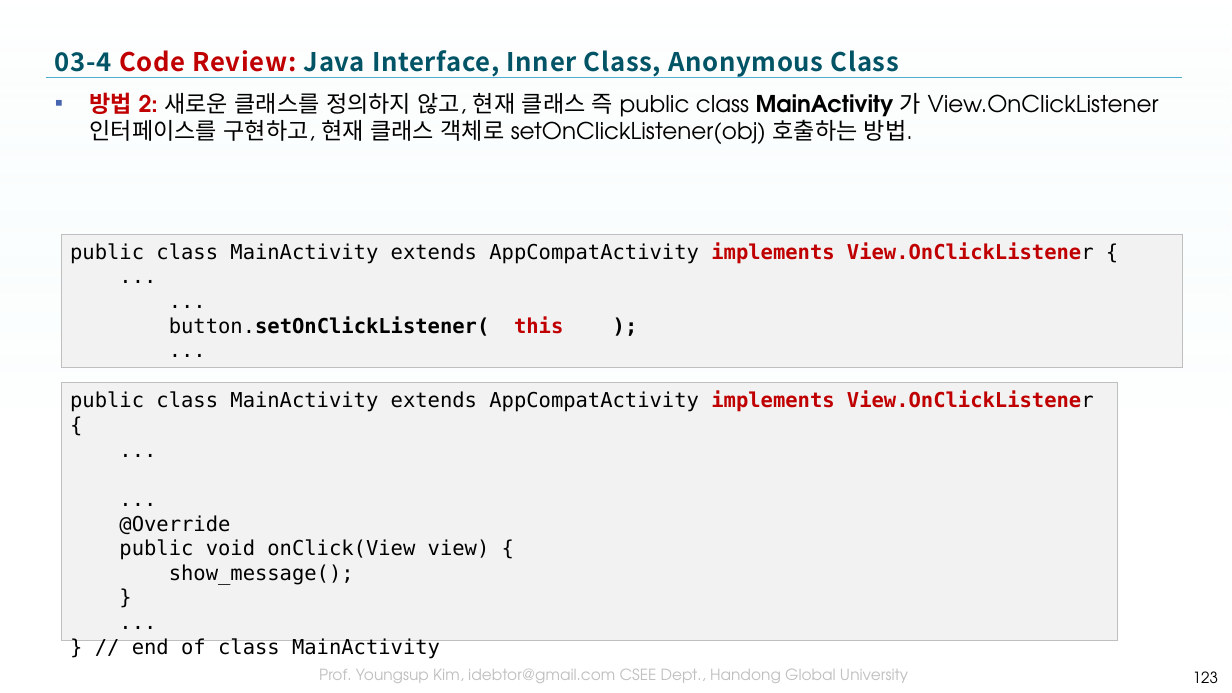
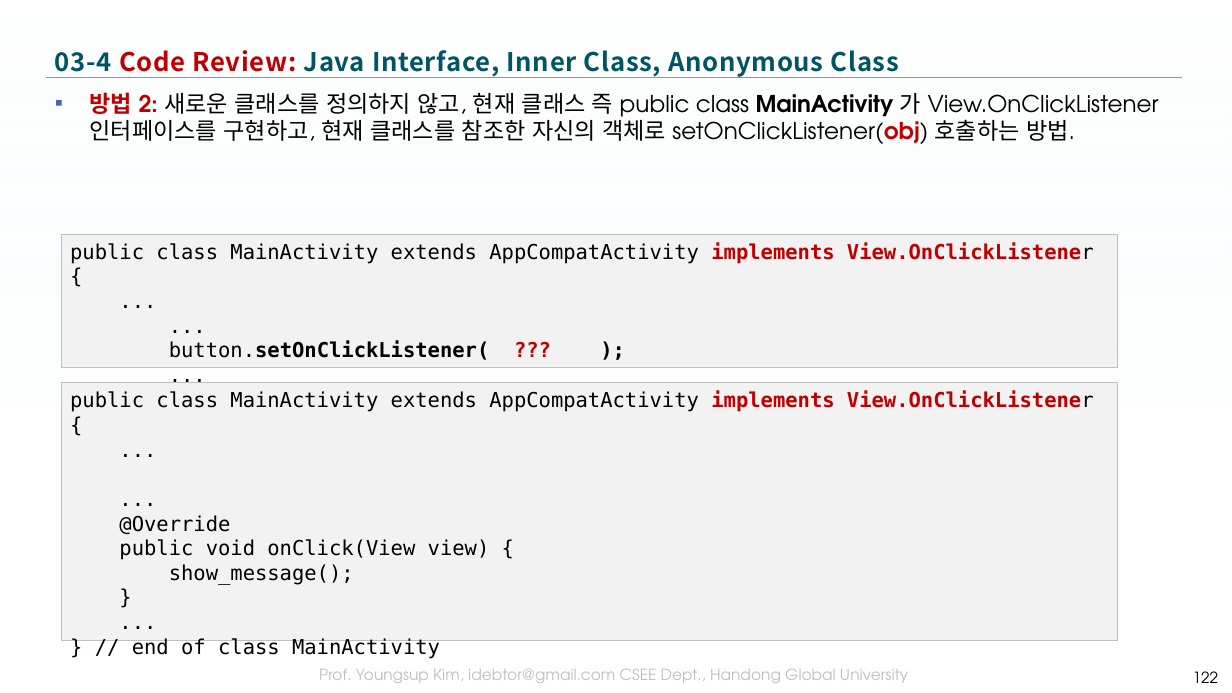
Before and after one commit to tae7841/HuStarAS, a slide deck: slide 122 of ppts/03Widget.pptx (slide 123 before the commit). Drawn at 1232x693 pixels with LibreOffice and Linux fonts; fonts in the diff are those of the drawing; background and template pictures are left out. Boxes give left, top, right and bottom in pixels: in the first picture for what was removed or moved away, otherwise in the second. Text is boxed around its words. In the diff, an @@ line names an element or a change of style, - is before the commit and + after.

```diff
--- a/ppts/03Widget.pptx
+++ b/ppts/03Widget.pptx
@@ text at box(90, 92, 1159, 144): text changed @@
-▪ 방법 2: 새로운 클래스를 정의하지 않고, 현재 클래스 즉 public class MainActivity 가 View.OnClickListener 인터페이스를 구현하고, 현재 클래스 객체로 setOnClickListener(obj) 호출하는 방법.
+▪ 방법 2: 새로운 클래스를 정의하지 않고, 현재 클래스 즉 public class MainActivity 가 View.OnClickListener 인터페이스를 구현하고, 현재 클래스를 참조한 자신의 객체로 setOnClickListener(obj) 호출하는 방법.
@@ rectangle "public class MainActivity extends AppCompatActivity ...": place and size @@
-rectangle "public class MainActivity extends AppCompatActivity ..." at box(61, 234, 1183, 368)
+rectangle "public class MainActivity extends AppCompatActivity ..." at box(61, 234, 1117, 368)
@@ text in rectangle at box(169, 341, 490, 360): text changed @@
-button.setOnClickListener( this );
+button.setOnClickListener( ??? );
@@ page number at box(1193, 671, 1219, 683): text changed @@
-123
+122
```
Also in this commit, not shown: 7 other slides changed, 1 slide added, 2 slides removed.
